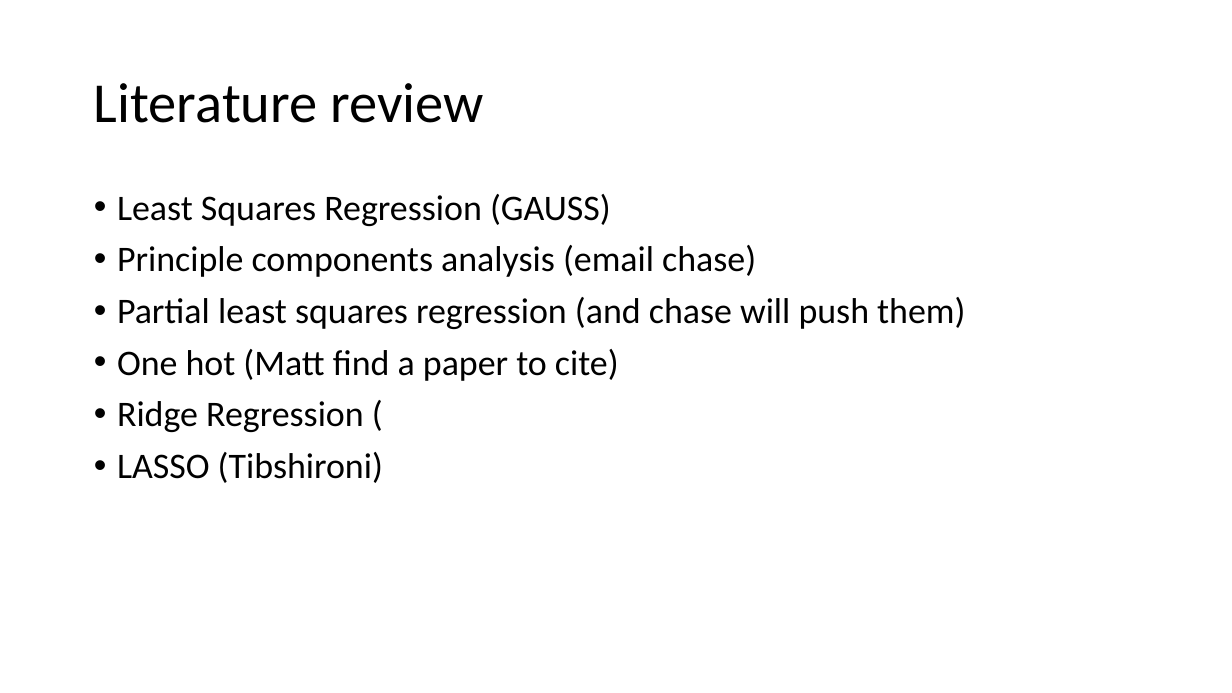
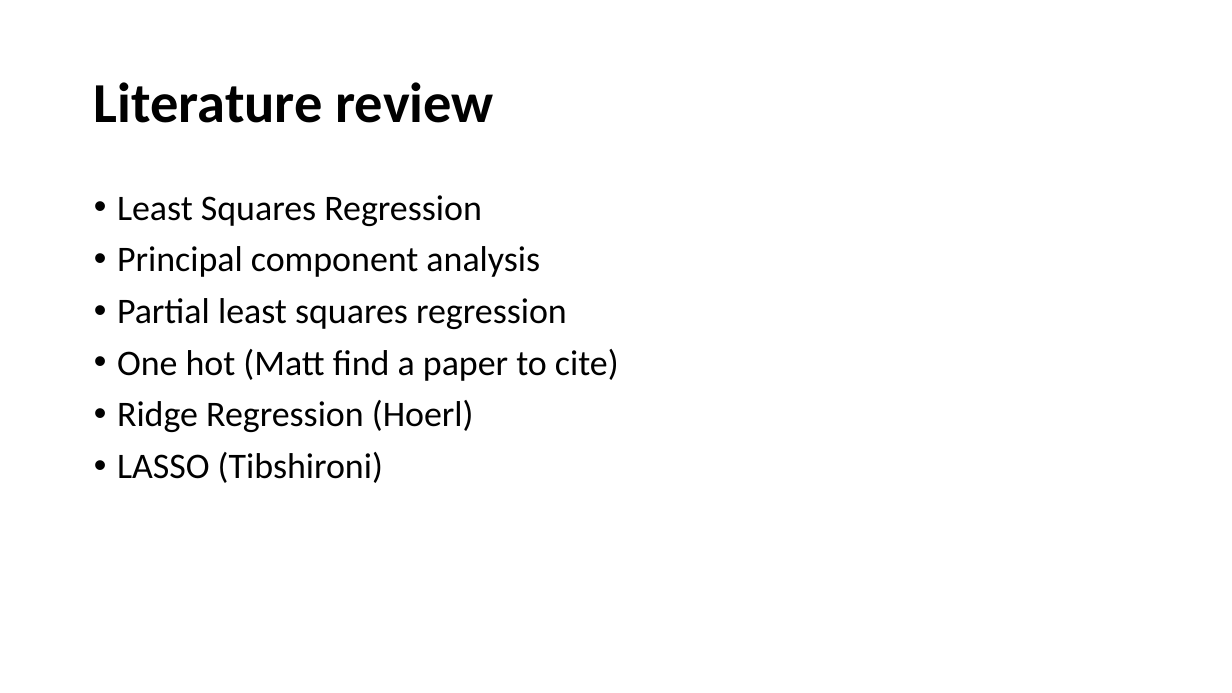
Before and after one commit to jakerhodes/gitFolder, a slide deck: slide 4 of Presentation-draft.pptx (slide 3 before the commit). Drawn at 1232x693 pixels with LibreOffice and Linux fonts; fonts in the diff are those of the drawing. Boxes give left, top, right and bottom in pixels: in the first picture for what was removed or moved away, otherwise in the second. Text is boxed around its words. In the diff, an @@ line names an element or a change of style, - is before the commit and + after.

Commit message:
updating presentation

```diff
--- a/Presentation-draft.pptx
+++ b/Presentation-draft.pptx
@@ title "Literature review" at (94,82,494,123): bold on @@
@@ text at (117,195,567,329): text changed @@
-• Least Squares Regression (GAUSS)
-• Principle components analysis (email chase)
-• Partial least squares regression (and chase will push them)
+• Least Squares Regression
+• Principal component analysis
+• Partial least squares regression
@@ text at (117,400,474,432): text changed @@
-• Ridge Regression (
+• Ridge Regression (Hoerl)
```
Also in this commit, not shown: 3 other slides changed, 3 slides added.
